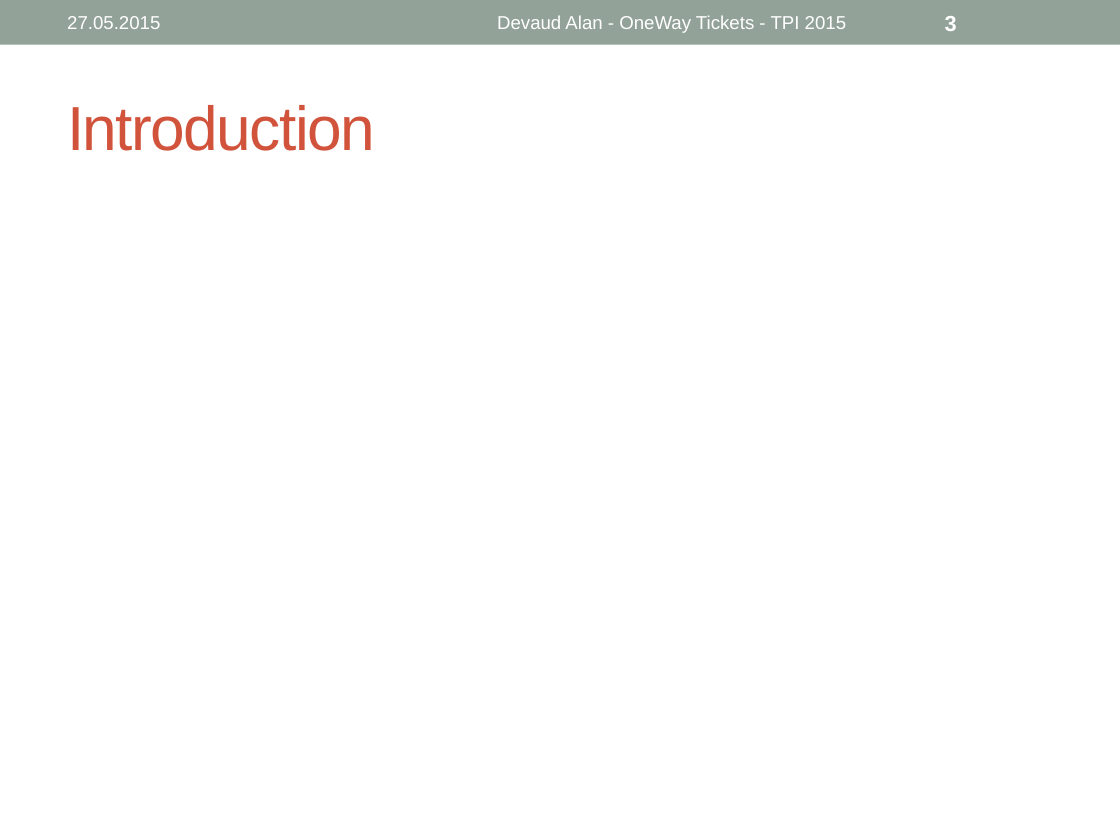
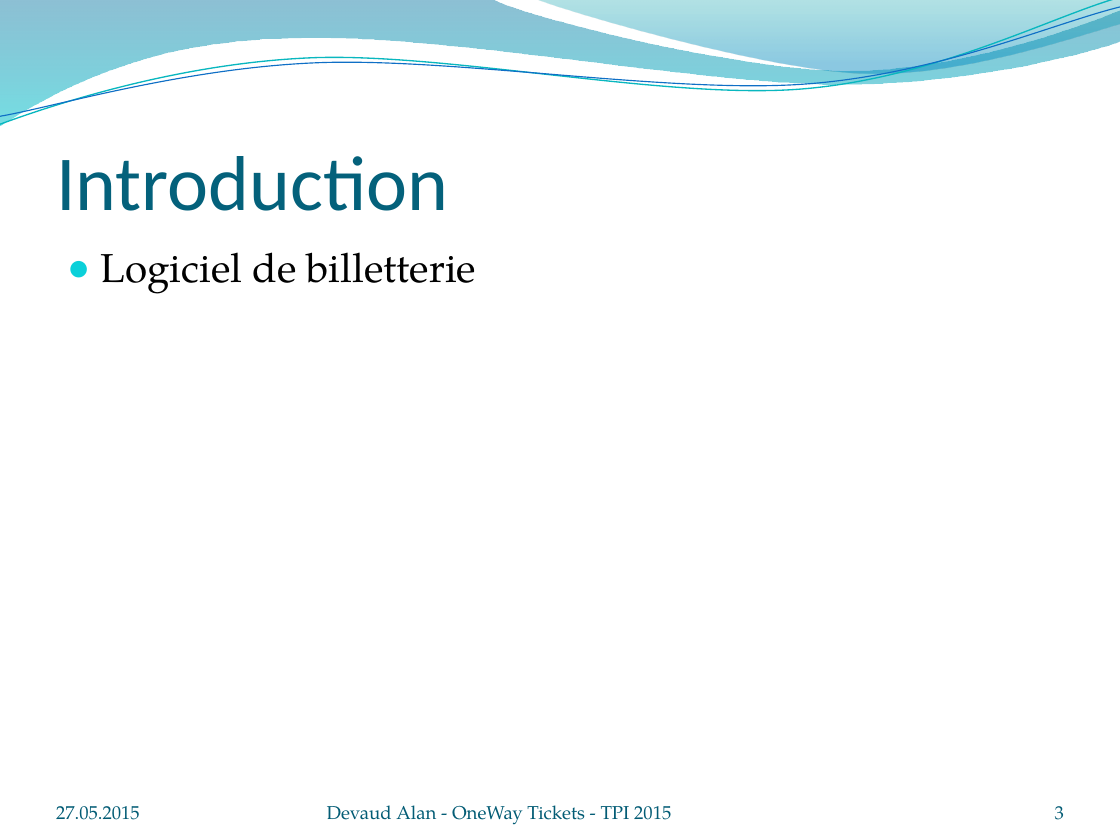
Before and after one commit to Devaud/TPI, a slide deck: slide 3 of OneWay_Tickets.pptx. Drawn at 1120x840 pixels with LibreOffice and Linux fonts; fonts in the diff are those of the drawing; background and template pictures are left out. Boxes give left, top, right and bottom in pixels: in the first picture for what was removed or moved away, otherwise in the second. Text is boxed around its words. In the diff, an @@ line names an element or a change of style, - is before the commit and + after.

```diff
--- a/OneWay_Tickets.pptx
+++ b/OneWay_Tickets.pptx
@@ rectangle removed at bbox=[0, 0, 1120, 45] @@
@@ freeform shape added at bbox=[0, 0, 1120, 127], fill gradient #0074A1 to #00C6CF @@
@@ freeform shape added at bbox=[0, 0, 1120, 131], outline #0AB8BF 0.85 pt @@
@@ freeform shape added at bbox=[0, 7, 1120, 125], outline #0F6FC6 0.75 pt @@
@@ freeform shape added at bbox=[536, 0, 1120, 77], fill gradient #00A1A9 to #008BBF @@
@@ title "Introduction": place and size @@
-title "Introduction" at bbox=[67, 105, 375, 151]
+title "Introduction" at bbox=[56, 156, 448, 211]
@@ title "Introduction" at bbox=[56, 156, 448, 211]: size 40 to 50 pt, font Arial to Calibri, text colour #D2533C to #04617B, letter spacing -1 to 0 pt; vertical alignment middle to bottom @@
@@ text added at bbox=[101, 252, 477, 294], 26 pt, text #000000 @@
+● Logiciel de billetterie
@@ text "27.05.2015": place and size @@
-text "27.05.2015" at bbox=[67, 16, 160, 29]
+text "27.05.2015" at bbox=[56, 806, 140, 820]
@@ text "27.05.2015" at bbox=[56, 806, 140, 820]: font Arial to TeX Gyre Pagella, text colour #FFFFFF to #045D75; vertical alignment middle to bottom @@
@@ text "Devaud Alan - OneWay Tickets ...": place and size @@
-text "Devaud Alan - OneWay Tickets ..." at bbox=[497, 15, 846, 33]
+text "Devaud Alan - OneWay Tickets ..." at bbox=[327, 805, 671, 825]
@@ text "Devaud Alan - OneWay Tickets ..." at bbox=[327, 805, 671, 825]: font Arial to TeX Gyre Pagella, text colour #FFFFFF to #045D75; alignment centre to left; vertical alignment middle to bottom @@
@@ page number: place and size @@
-page number at bbox=[945, 16, 957, 31]
+page number at bbox=[1055, 806, 1064, 820]
@@ page number at bbox=[1055, 806, 1064, 820]: size 14 to 12 pt, font Arial to TeX Gyre Pagella, text colour #FFFFFF to #045D75, bold off; alignment left to right; vertical alignment middle to bottom @@
```
Also in this commit, not shown: 5 other slides changed.
